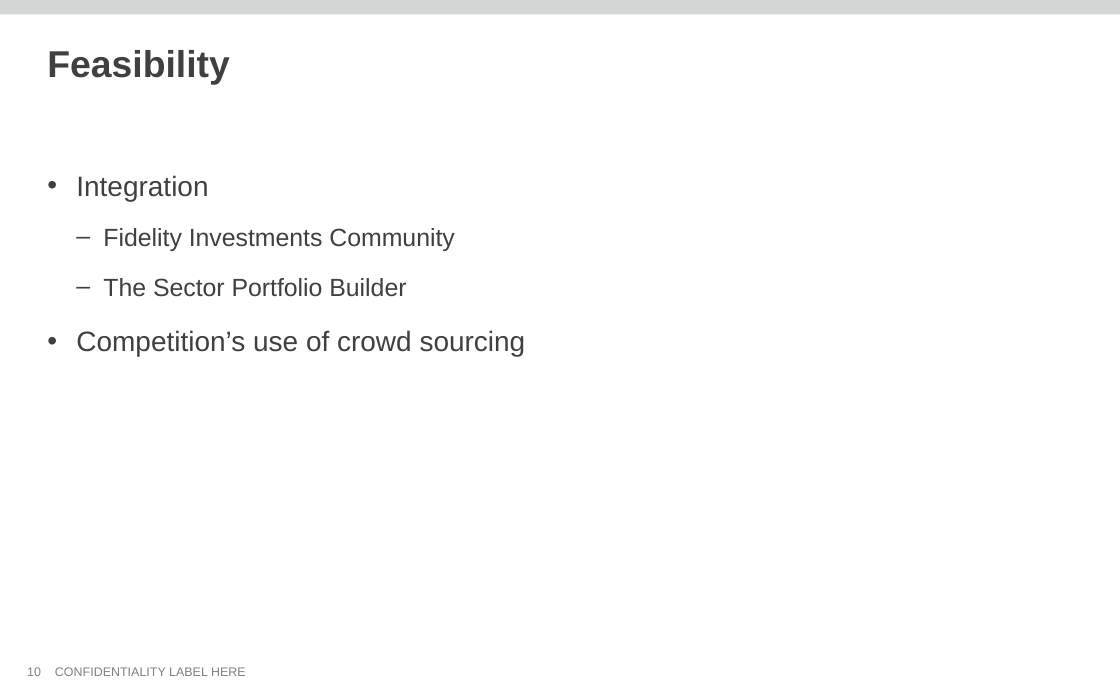
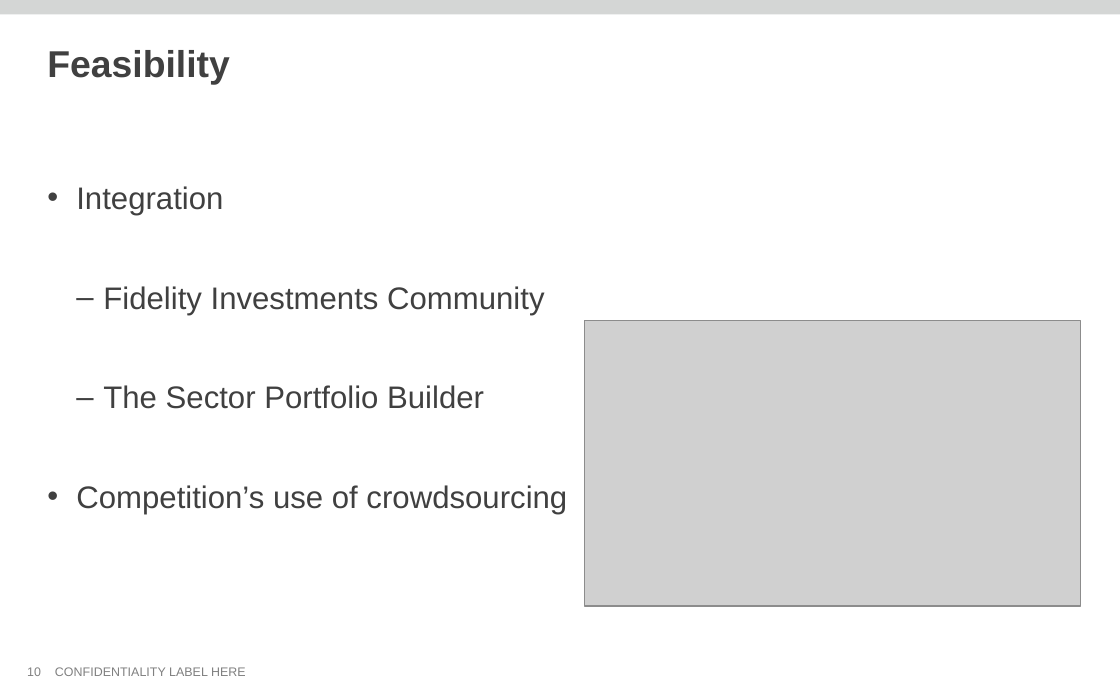
Before and after one commit to thomas-pontikes/greenhouse, a slide deck: slide 10 of CMF.pptx. Drawn at 1120x700 pixels with LibreOffice and Linux fonts; fonts in the diff are those of the drawing; grey boxes stand for pictures; background and template pictures are left out. Boxes give left, top, right and bottom in pixels: in the first picture for what was removed or moved away, otherwise in the second. Text is boxed around its words. In the diff, an @@ line names an element or a change of style, - is before the commit and + after.

```diff
--- a/CMF.pptx
+++ b/CMF.pptx
@@ text "Integration": place and size @@
-text "Integration" at <box>76,175,526,356</box>
+text "Integration" at <box>76,186,567,514</box>
@@ text at <box>76,186,544,409</box>: size 18 to 20 pt in "Integration"; size 16 to 20 pt in "Fidelity Investments Community", "The Sector Portfolio Builder"; line spacing 1.5 to 2.5 @@
@@ picture added at <box>585,320,1081,606</box> @@
@@ text at <box>76,485,567,514</box>: text changed; size 18 to 20 pt @@
-• Competition’s use of crowd sourcing
+• Competition’s use of crowdsourcing
```
Also in this commit, not shown: 8 other slides changed, 1 slide added, 1 slide removed.
